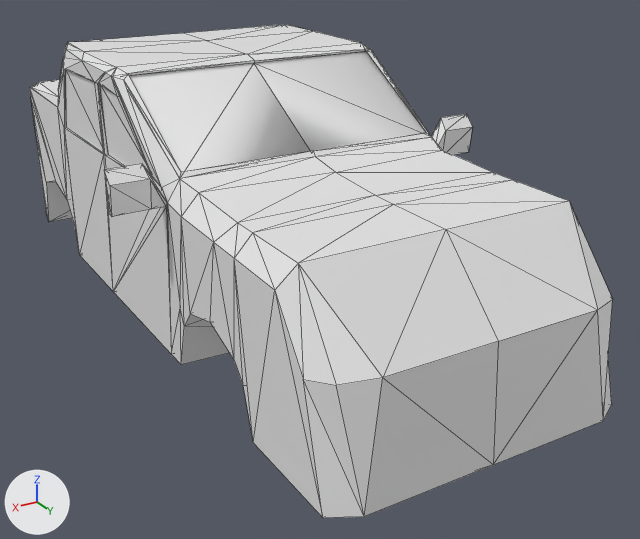
What one commit did to the glTF model Player/Models/Sedan/Sedan.gltf.
Before and after are seen from a camera (50 mm lens) standing at (10.35, 23.51, 9.49) and looking at (-0.83, 4.87, 0.18). Arrows for +X, +Y and +Z are at lower left; the lights stay in place. Mesh edges are drawn as thin lines. Vertices at the same position are counted once.

Objects in the first picture: 'car'.
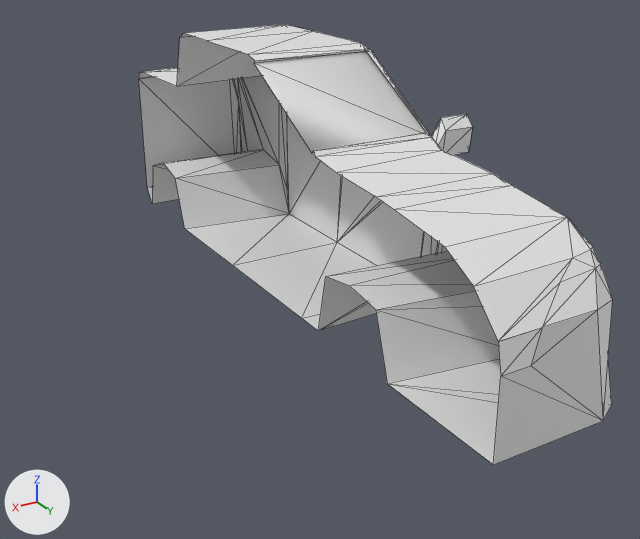
Where the change shows, as pixel boxes [x1, y1, x2, y2] in the pictures (640 x 539 px):
'car', reshaped (19% narrower, 11% shorter): before [30, 25, 613, 518]; after [139, 25, 613, 465]
part 1 of me_cube_003, cut back: before [30, 33, 612, 518]; after [377, 174, 612, 464]

The change, as a list of edits to the scene's bpy script:
```text
Change me_cube_003:
    used by ob_car; location = (-0.09, -2.25, 0.0); rotation_euler = (3.142, 0.0, 0.0), in degrees (180, 0, 0); scale = (-0.949, -0.726, -0.949)
    remove me_cube_003.from_pydata(...)  # 220 vertices, 436 faces; spans x -5.2..5.2, y -5.2..20.7, z -1.0..5.8
    add me_cube_003.from_pydata(...)  # 140 vertices, 243 faces; spans x 0.0..5.2, y -5.2..20.7, z -1.0..5.8
    me_cube_003 part 1
    96 vertices are removed from x -5.2..3.5, y -5.2..20.7, z -1.0..5.8
    228 faces are deleted
    3 vertices move from x 0.0..3.9, y 15.7..17.9, z 3.1..3.6 to x 0.0..3.7, y 15.7..17.9, z 3.1..3.5
    16 vertices are added at x 0.0..3.7, y 18.1..20.7, z 1.1..3.2
    35 new faces join them
```
